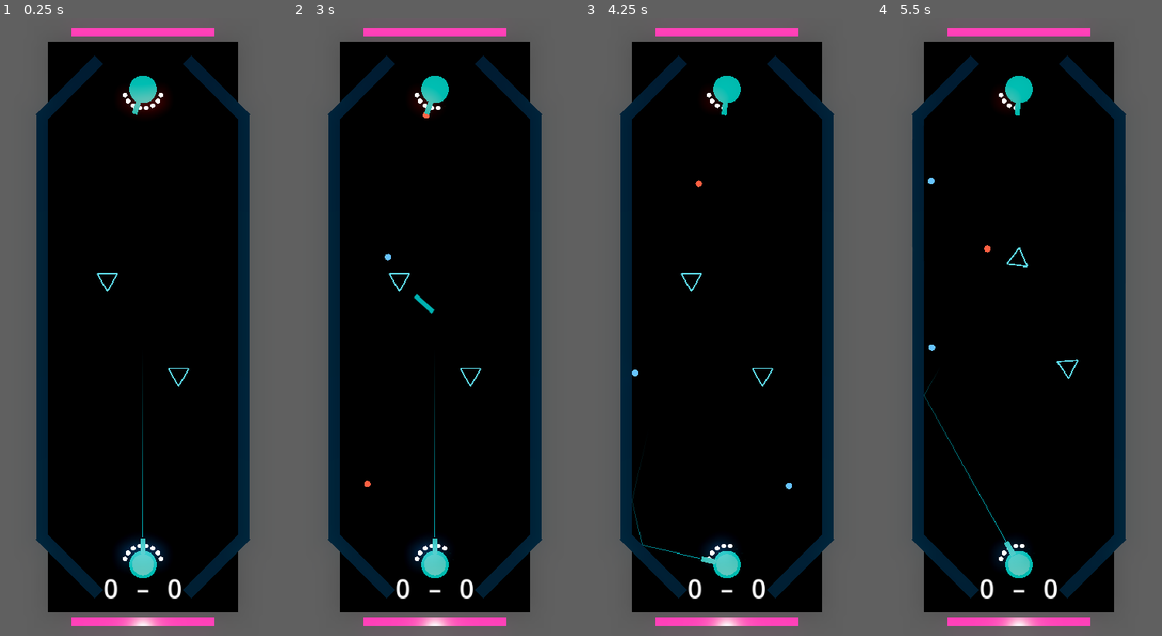
Above: before the commit, frames 1-4 (left to right).
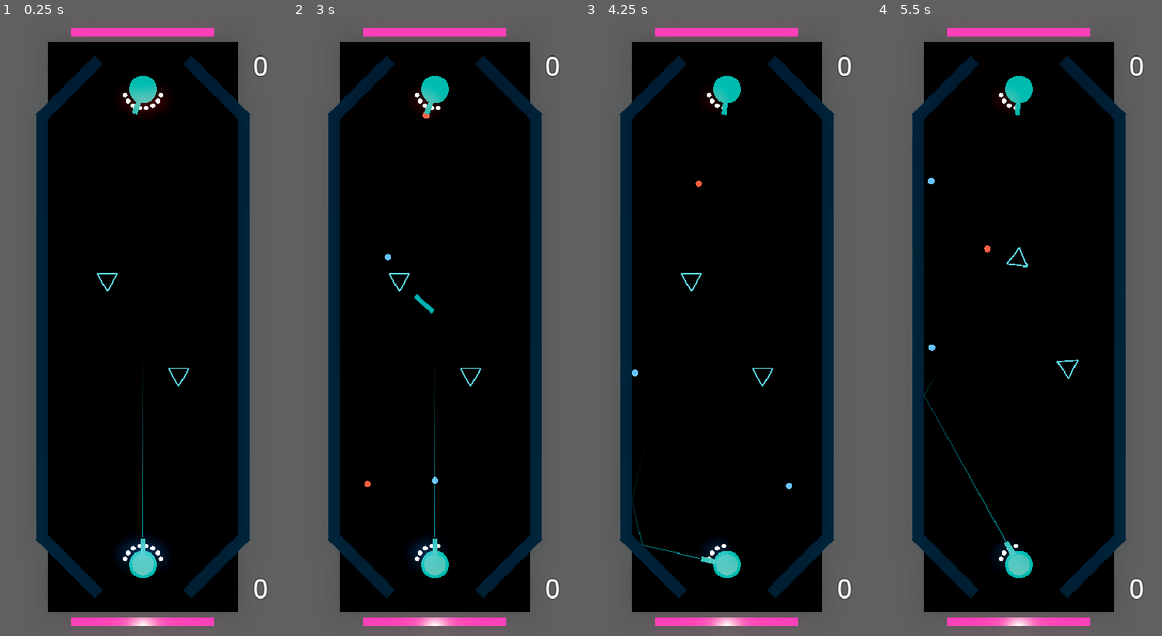
Above: after the commit, the same moments.

Repository: mchambers-mojang/sweet-vinegar-games
Game: Godot game, scene res://carom/scenes/carom_arena.tscn
The game is run twice, just before and just after one commit, with the same random seed, the same clock (stepped at 60 frames per second) and the same inputs. This scene is started directly instead of the project's main scene.
Inputs (mouse positions are in pixels of both pictures, inside the frame that each line leads up to):
- Up to frame 1 (0.25 s): no input
- Up to frame 2 (3 s): tap Enter (ui_accept) at 0.5, 0.77 s; move the mouse to (420, 450) at 0.52 s; hold Right (ui_right) 0.53-1.25 s; hold Shift 0.53-1.25 s; click (420, 450) at 0.67 s; drag from (520, 419) to (420, 450) at 1.27 s; move the mouse to (349, 234) at 2.02 s; hold Left (ui_left) 2.03-2.75 s; tap Ctrl at 2.1 s; drag from (449, 327) to (349, 234) at 2.77 s
- Up to frame 3 (4.25 s): move the mouse to (684, 172) at 3.52 s; hold Left (ui_left) from 3.53 s (still down); tap C at 3.6 s; tap Enter (ui_accept) at 3.77 s
- Up to frame 4 (5.5 s): release Left (ui_left) at 4.25 s; drag from (1081, 296) to (976, 172) at 4.27 s; move the mouse to (961, 357) at 5.02 s; hold Right (ui_right) from 5.03 s (still down); tap 1 at 5.1 s; click (961, 357) at 5.17 s

The runs differ from the first frame. In frame 1, 0.4% of the frame differs, in the area x 36-94%, y 6-95%; in frame 2, 0.4%; in frame 3, 0.4%; in frame 4, 0.4%.

Commit message:
Scores: AI top-right, Player bottom-right (mirrored corners)
Co-authored-by: Copilot <223556219+Copilot@users.noreply.github.com>

Diff:
--- a/carom/scenes/carom_arena.tscn
+++ b/carom/scenes/carom_arena.tscn
@@ -255,6 +255,15 @@
 layout_mode = 2
 size_flags_vertical = 3
 
+[node name="AIScoreLabel" type="Label" parent="HUD/MarginContainer/VBoxContainer"]
+unique_name_in_owner = true
+layout_mode = 2
+text = "0"
+theme_override_font_sizes/font_size = 36
+theme_override_colors/font_outline_color = Color(0, 0, 0, 1)
+theme_override_constants/outline_size = 4
+horizontal_alignment = 2
+
 [node name="Spacer" type="Control" parent="HUD/MarginContainer/VBoxContainer"]
 layout_mode = 2
 size_flags_vertical = 3
@@ -269,30 +278,15 @@
 horizontal_alignment = 1
 autowrap_mode = 2
 
-[node name="ScoreBar" type="HBoxContainer" parent="HUD/MarginContainer/VBoxContainer"]
-layout_mode = 2
-alignment = 1
-theme_override_constants/separation = 24
-
-[node name="PlayerScoreLabel" type="Label" parent="HUD/MarginContainer/VBoxContainer/ScoreBar"]
+[node name="Spacer2" type="Control" parent="HUD/MarginContainer/VBoxContainer"]
+layout_mode = 2
+size_flags_vertical = 3
+
+[node name="PlayerScoreLabel" type="Label" parent="HUD/MarginContainer/VBoxContainer"]
 unique_name_in_owner = true
 layout_mode = 2
 text = "0"
 theme_override_font_sizes/font_size = 36
 theme_override_colors/font_outline_color = Color(0, 0, 0, 1)
 theme_override_constants/outline_size = 4
-
-[node name="Separator" type="Label" parent="HUD/MarginContainer/VBoxContainer/ScoreBar"]
-layout_mode = 2
-text = "–"
-theme_override_font_sizes/font_size = 36
-theme_override_colors/font_outline_color = Color(0, 0, 0, 1)
-theme_override_constants/outline_size = 4
-
-[node name="AIScoreLabel" type="Label" parent="HUD/MarginContainer/VBoxContainer/ScoreBar"]
-unique_name_in_owner = true
-layout_mode = 2
-text = "0"
-theme_override_font_sizes/font_size = 36
-theme_override_colors/font_outline_color = Color(0, 0, 0, 1)
-theme_override_constants/outline_size = 4
+horizontal_alignment = 2
